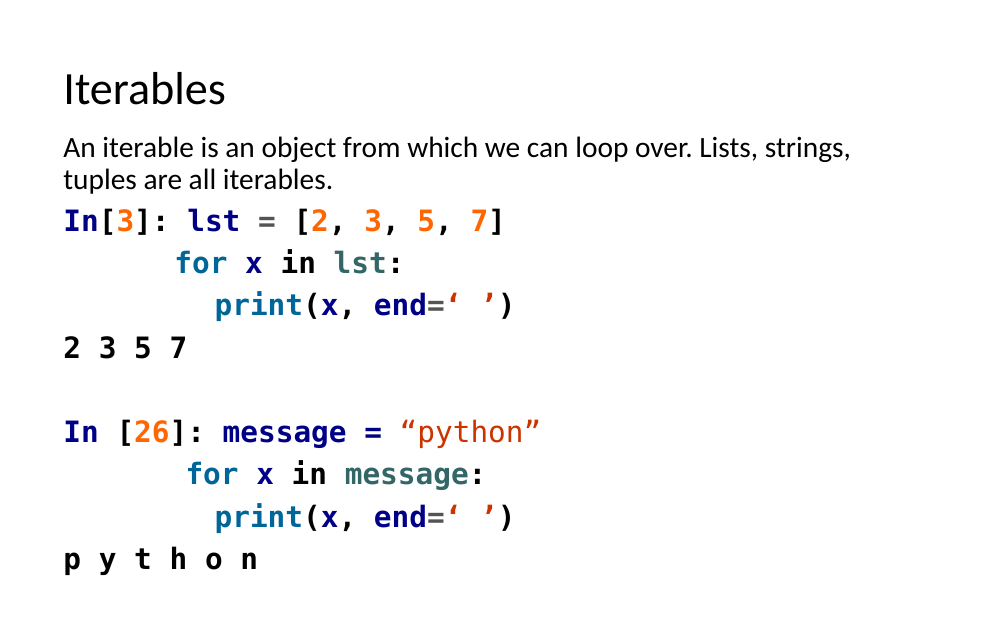
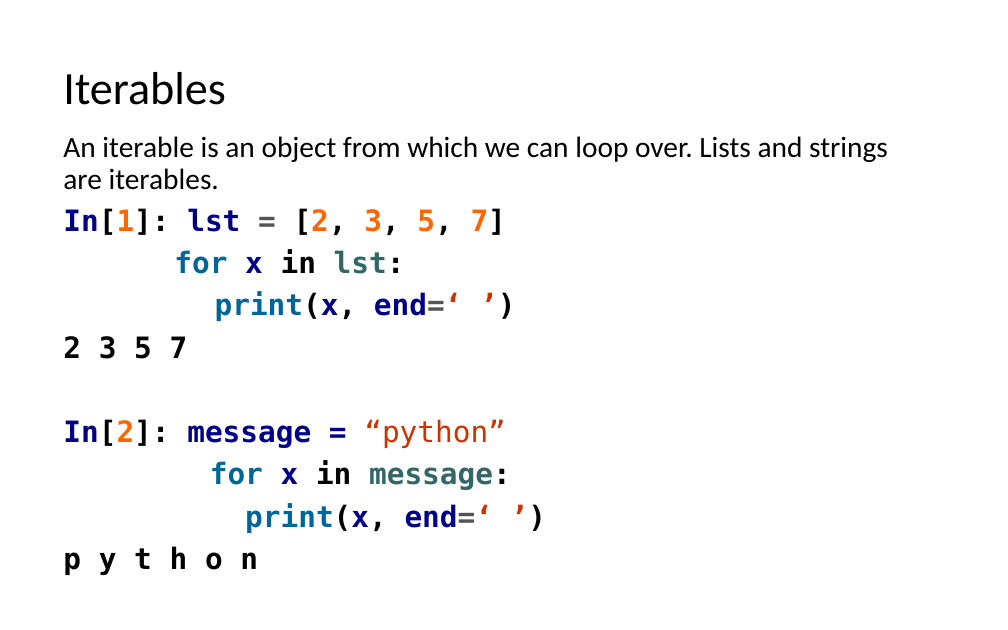
Before and after one commit to LongBaoNguyen/longbaonguyen.github.io, a slide deck: slide 21 of courses/apcsp/lect6.pptx (slide 26 before the commit). Drawn at 1008x630 pixels with LibreOffice and Linux fonts; fonts in the diff are those of the drawing. Boxes give left, top, right and bottom in pixels: in the first picture for what was removed or moved away, otherwise in the second. Text is boxed around its words. In the diff, an @@ line names an element or a change of style, - is before the commit and + after.

```diff
--- a/courses/apcsp/lect6.pptx
+++ b/courses/apcsp/lect6.pptx
@@ text at box(63, 136, 888, 235): text changed @@
-An iterable is an object from which we can loop over. Lists, strings, tuples are all iterables.
-In[3]: lst = [2, 3, 5, 7]
+An iterable is an object from which we can loop over. Lists and strings are iterables.
+In[1]: lst = [2, 3, 5, 7]
@@ text at box(63, 419, 506, 448): text changed @@
-In [26]: message = “python”
+In[2]: message = “python”
```
Also in this commit, not shown: 19 other slides changed, 2 slides added, 5 slides removed, 2 other files.
